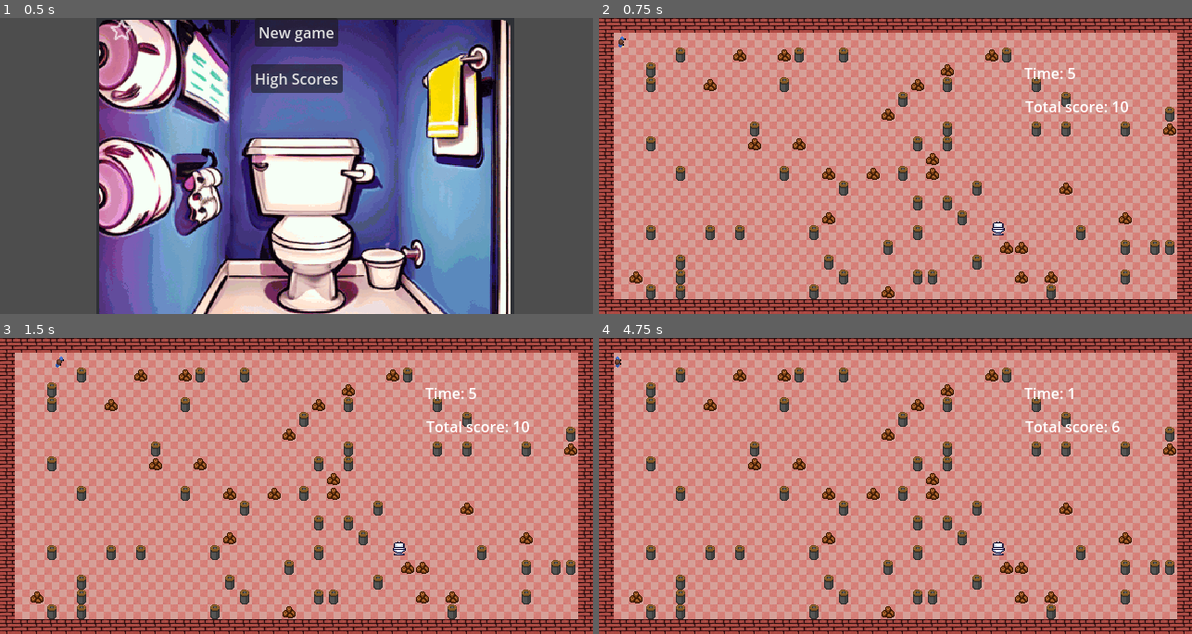
Above: before the commit, frames 1-4 (two rows, left to right).
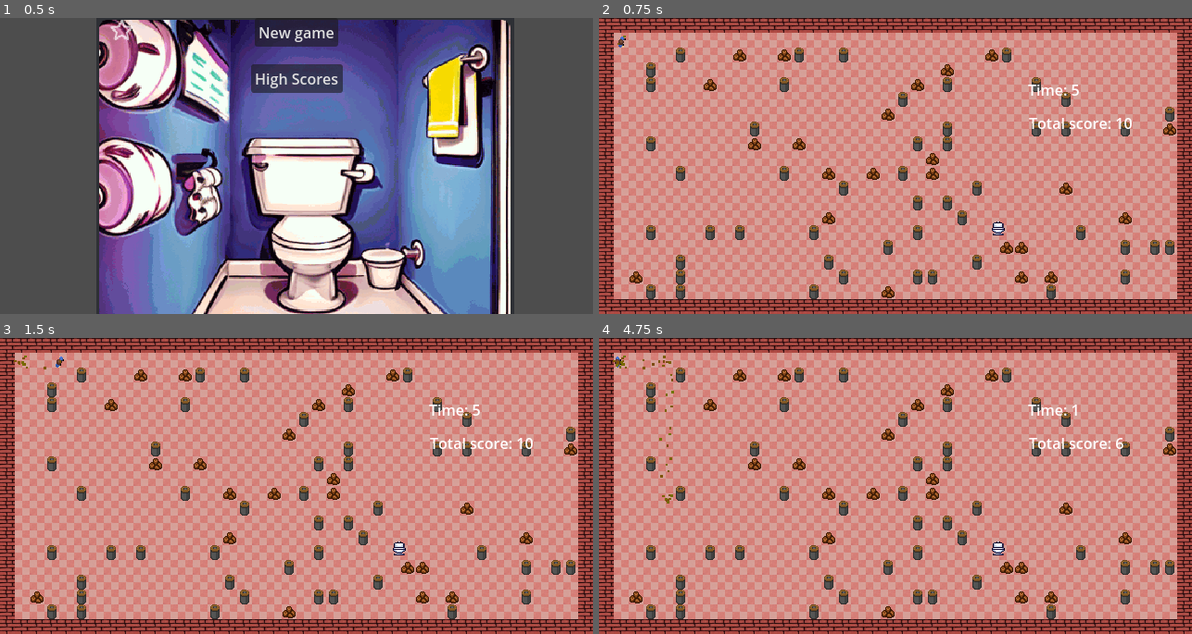
Above: after the commit, the same moments.

Repository: Huve/the_runs
Game: Godot game, scene res://StartMenu.tscn
The game is run twice, just before and just after one commit, with the same random seed, the same clock (stepped at 60 frames per second) and the same inputs.
Inputs:
- Up to frame 1 (0.5 s): no input
- Up to frame 2 (0.75 s): click "New game" at 0.5 s
- Up to frame 3 (1.5 s): tap Enter at 1.25 s; hold Right (ui_right) from 1.28 s (still down)
- Up to frame 4 (4.75 s): tap Space at 2 s; release Right (ui_right) at 2.03 s; hold Down (ui_down) 2.03-2.78 s; hold Right (ui_right) 2.78-3.53 s; hold Up (ui_up) 3.53-4.28 s; hold Left (ui_left) from 4.28 s (still down)

Frame 1 is identical in both runs. In frame 2, 0.8% of the frame differs, in the area x 3-90%, y 5-38%; in frame 3, 0.8%; in frame 4, 0.9%, in the area x 2-89%, y 5-56%.

Commit message:
Particle effects on run

Diff:
--- a/Game.tscn
+++ b/Game.tscn
@@ -129,6 +129,22 @@
 "run": SubResource("Animation_y0aie")
 }
 
+[sub_resource type="Curve" id="Curve_ksc1u"]
+min_value = -500.0
+max_value = 500.0
+_data = [Vector2(0, -500), 0.0, 0.0, 0, 0, Vector2(0.571429, 78.9474), 0.0, 0.0, 0, 0]
+point_count = 2
+
+[sub_resource type="Curve" id="Curve_y5fe7"]
+min_value = -1.0
+_data = [Vector2(0, 1), 0.0, 0.0, 0, 0, Vector2(1, 1), 0.0, 0.0, 0, 0]
+point_count = 2
+
+[sub_resource type="Curve" id="Curve_6qerg"]
+max_value = 200.0
+_data = [Vector2(0, 1), 0.0, 0.0, 0, 0, Vector2(0.461538, 178.947), 0.0, 0.0, 0, 0]
+point_count = 2
+
 [sub_resource type="RectangleShape2D" id="RectangleShape2D_v6yb8"]
 
 [node name="Game" type="Node2D"]
@@ -163,6 +179,25 @@
 "": SubResource("AnimationLibrary_pnaij")
 }
 
+[node name="CPUParticles2D" type="CPUParticles2D" parent="PlayerCharacterBody2D"]
+position = Vector2(23, 27)
+amount = 50
+lifetime = 5.0
+explosiveness = 0.08
+emission_shape = 1
+emission_sphere_radius = 8.76
+gravity = Vector2(0, 0)
+orbit_velocity_curve = SubResource("Curve_ksc1u")
+linear_accel_min = 2.02
+linear_accel_max = 16.16
+scale_amount_min = 2.0
+scale_amount_max = 3.0
+color = Color(0.486275, 0.305882, 0.0588235, 1)
+hue_variation_min = -0.02
+hue_variation_max = 0.14
+hue_variation_curve = SubResource("Curve_y5fe7")
+anim_speed_curve = SubResource("Curve_6qerg")
+
 [node name="ToiletArea2D" type="Area2D" parent="."]
 position = Vector2(431, 228)
 script = ExtResource("1_mqn7i")
@@ -178,8 +213,8 @@
 [node name="GameControl" type="Control" parent="."]
 layout_mode = 3
 anchors_preset = 0
-offset_left = 1.0
-offset_top = 1.0
+offset_left = 5.0
+offset_top = 19.0
 offset_right = 41.0
 offset_bottom = 41.0
 script = ExtResource("6_7lp01")
--- a/LossScene.gd
+++ b/LossScene.gd
@@ -4,7 +4,6 @@
 
 # Called when the node enters the scene tree for the first time.
 func _ready():
-
 	var final_score = GameInfo.total_score
 	var final_score_text = "Final score: " + str(final_score)
 	GameInfo.save_high_score()
Not shown: 1 places in Game.tscn that only renumber resources
Not shown, added: export_presets.cfg
